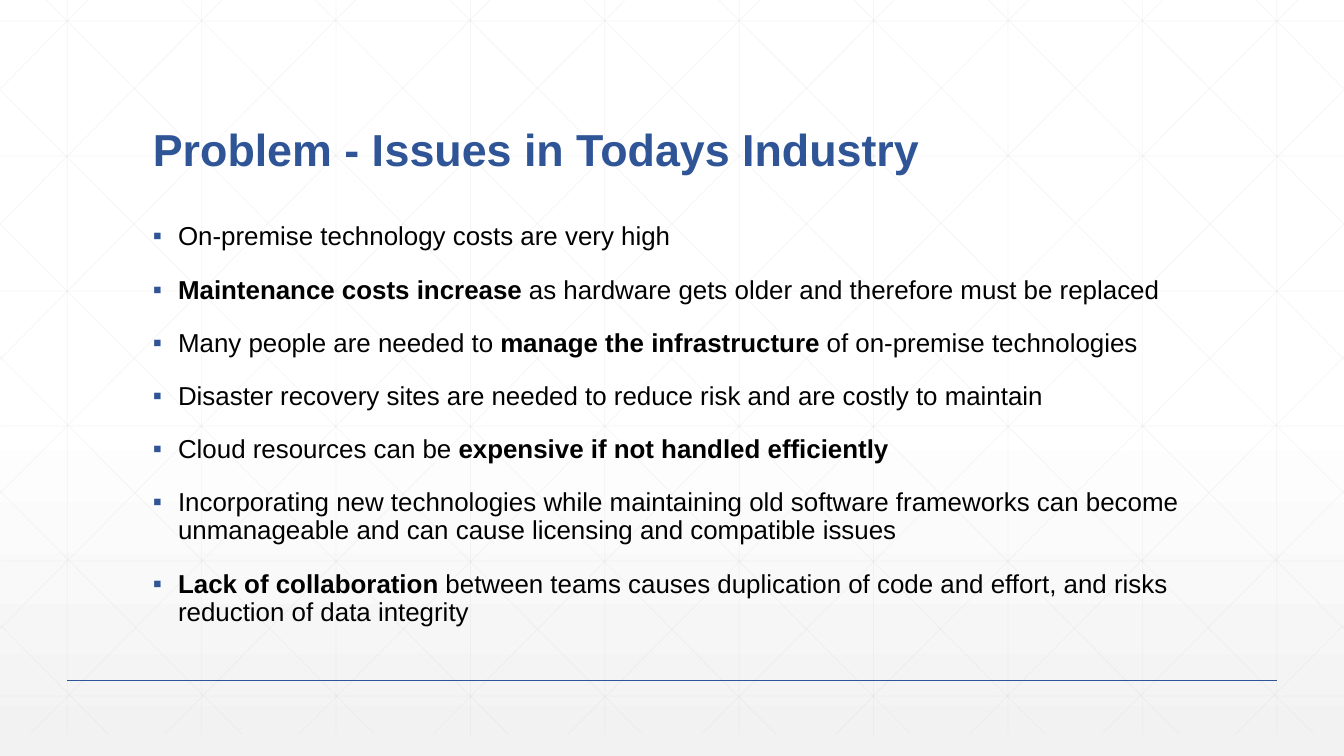
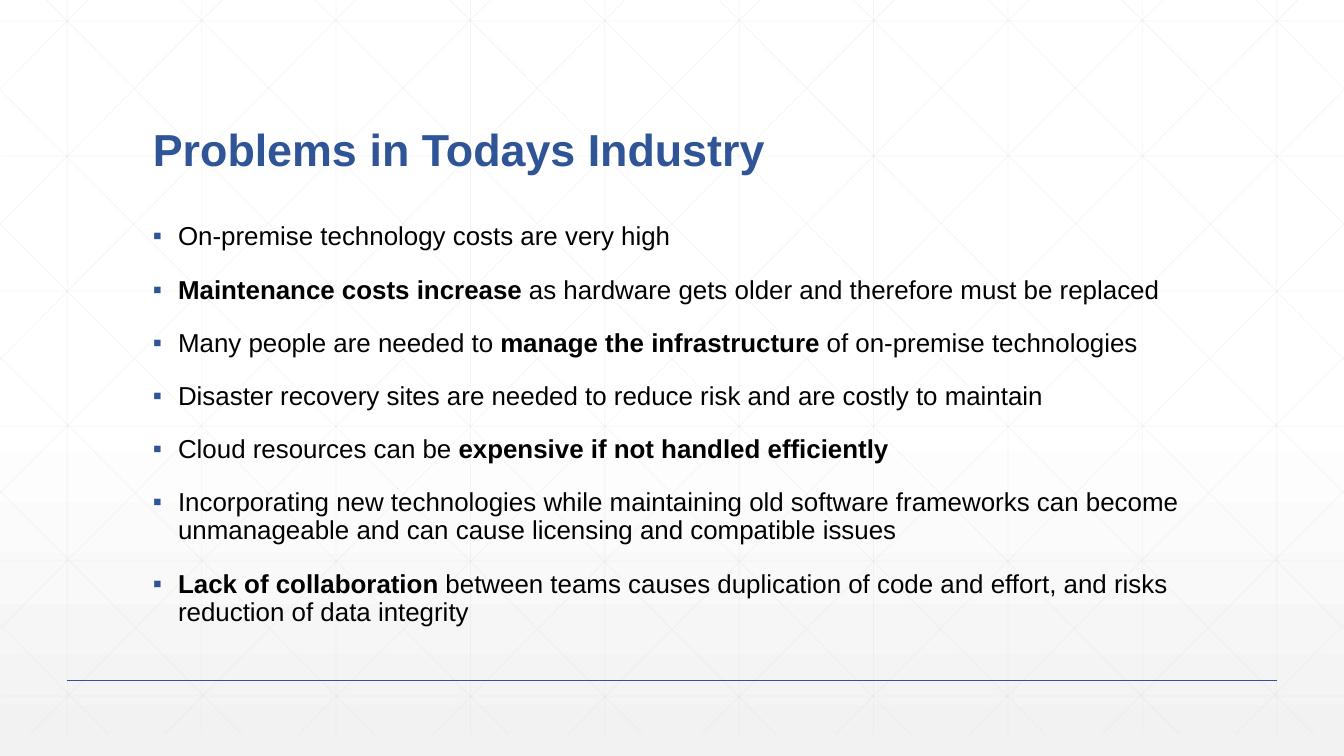
Before and after one commit to lexibrown/Skydot, a slide deck: slide 3 of documentation/presentation.pptx. Drawn at 1344x756 pixels with LibreOffice and Linux fonts; fonts in the diff are those of the drawing. Boxes give left, top, right and bottom in pixels: in the first picture for what was removed or moved away, otherwise in the second. Text is boxed around its words. In the diff, an @@ line names an element or a change of style, - is before the commit and + after.

```diff
--- a/documentation/presentation.pptx
+++ b/documentation/presentation.pptx
@@ title at box(153, 133, 765, 175): text changed @@
-Problem - Issues in Todays Industry
+Problems in Todays Industry
```
Also in this commit, not shown: 11 other slides changed, 4 slides added, 8 slides removed, 9 other files.
